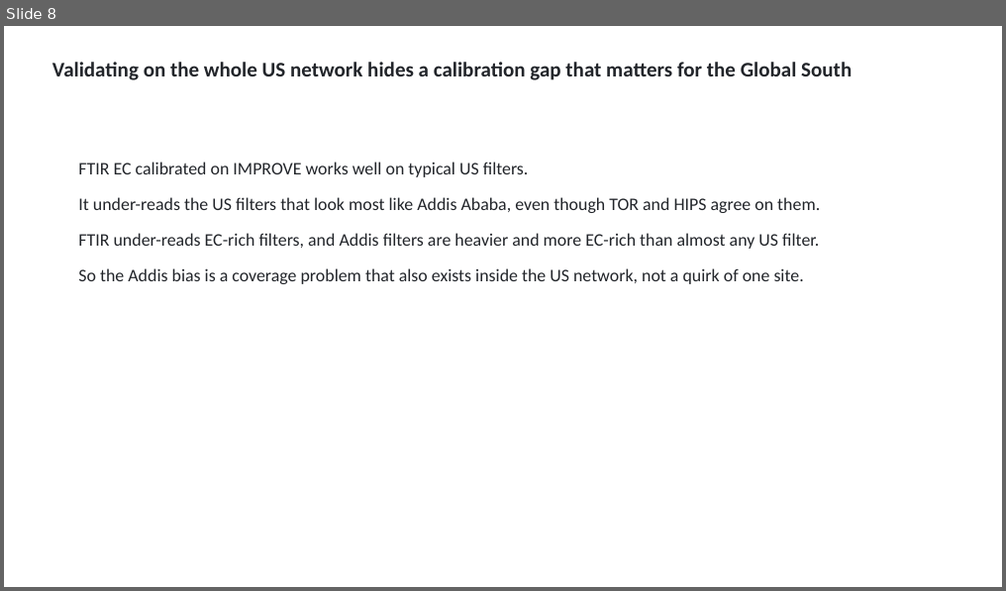
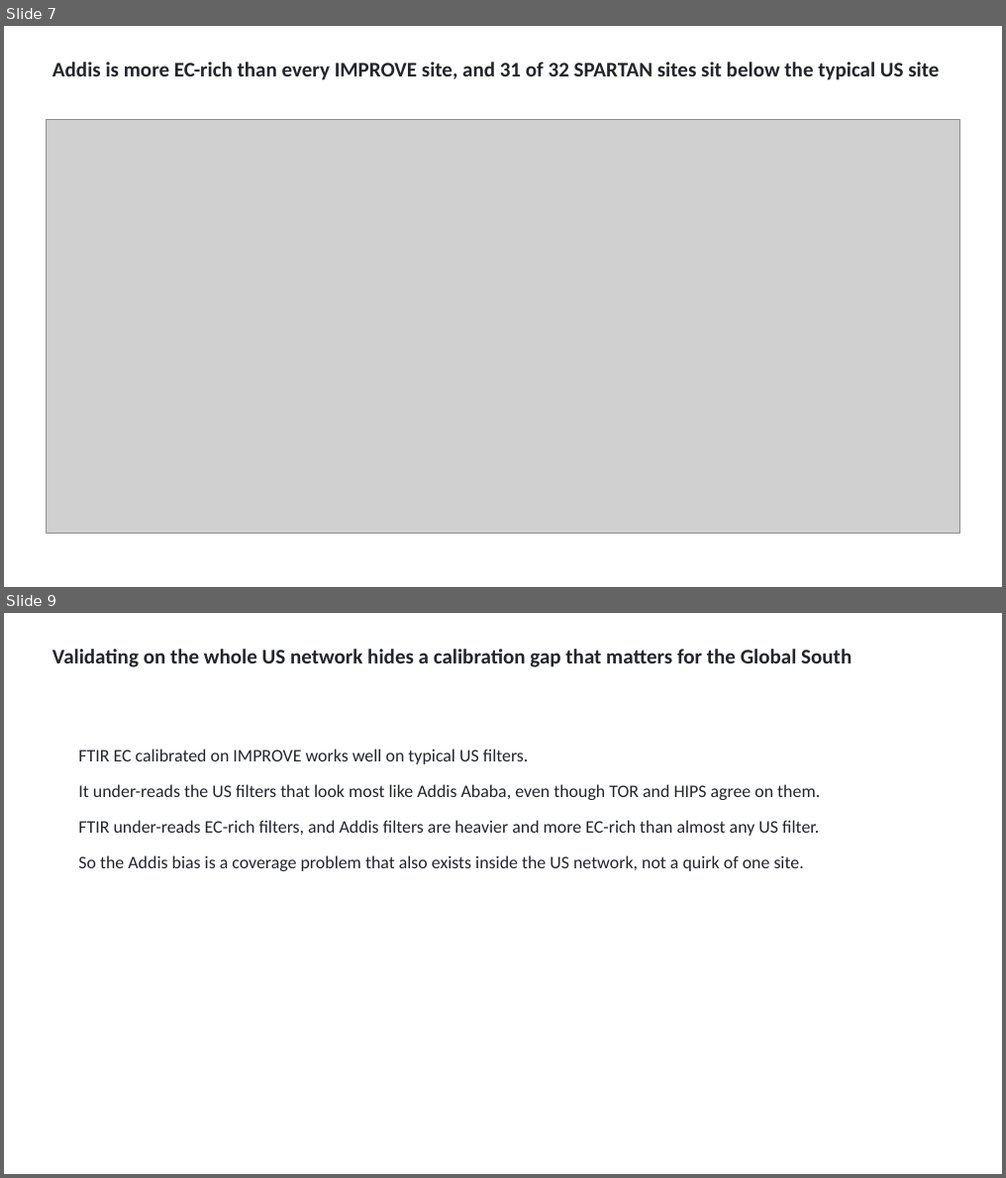
Before and after one commit to ahzs645/aethmodular, a slide deck: deliverables/aaar_poster_2026/aaar_practice_2026-10-15.pptx. Shown one above the other, each under a label of ours: slide 8 before the commit, slides 7 and 9 after it; the slides between them are not shown. The pictures are 1006x591 and 1006x1178 pixels, drawn with LibreOffice and Linux fonts; fonts in the diff are those of the drawing; grey boxes stand for pictures. Boxes give left, top, right and bottom in pixels: in the first picture for what was removed or moved away, otherwise in the second. Text is boxed around its words. In the diff, an @@ line names an element or a change of style, - is before the commit and + after.

```diff
--- a/deliverables/aaar_poster_2026/aaar_practice_2026-10-15.pptx
+++ b/deliverables/aaar_poster_2026/aaar_practice_2026-10-15.pptx
@@ slide 7 added at [4,26,1002,587], background #FFFFFF @@
@@ text added at [53,62,939,80], 20 pt, text #22252A, bold @@
+Addis is more EC-rich than every IMPROVE site, and 31 of 32 SPARTAN sites sit below the typical US site
@@ picture added at [47,120,960,534] @@
@@ what was slide 8 is now slide 9 @@
```
Also in this commit, not shown: 1 slide changed, 1 other slide added, 1 slide removed, 13 other files.
